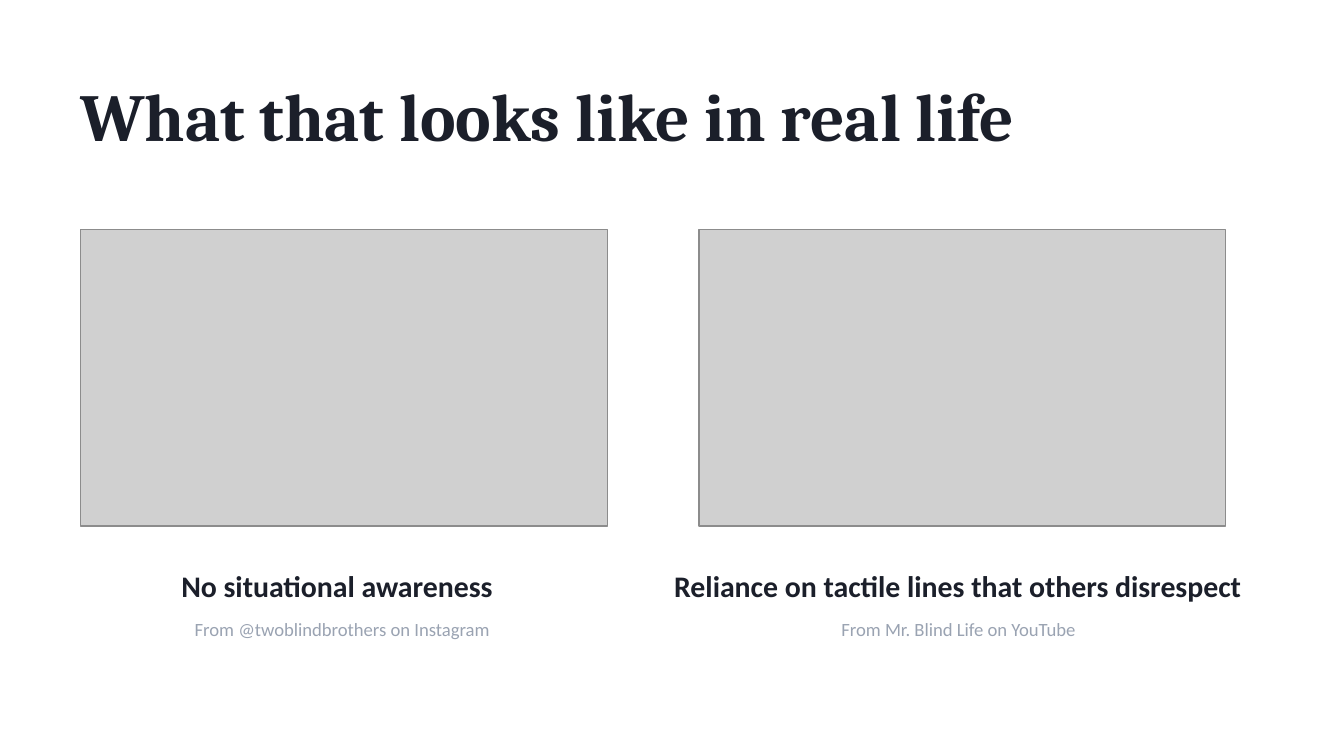
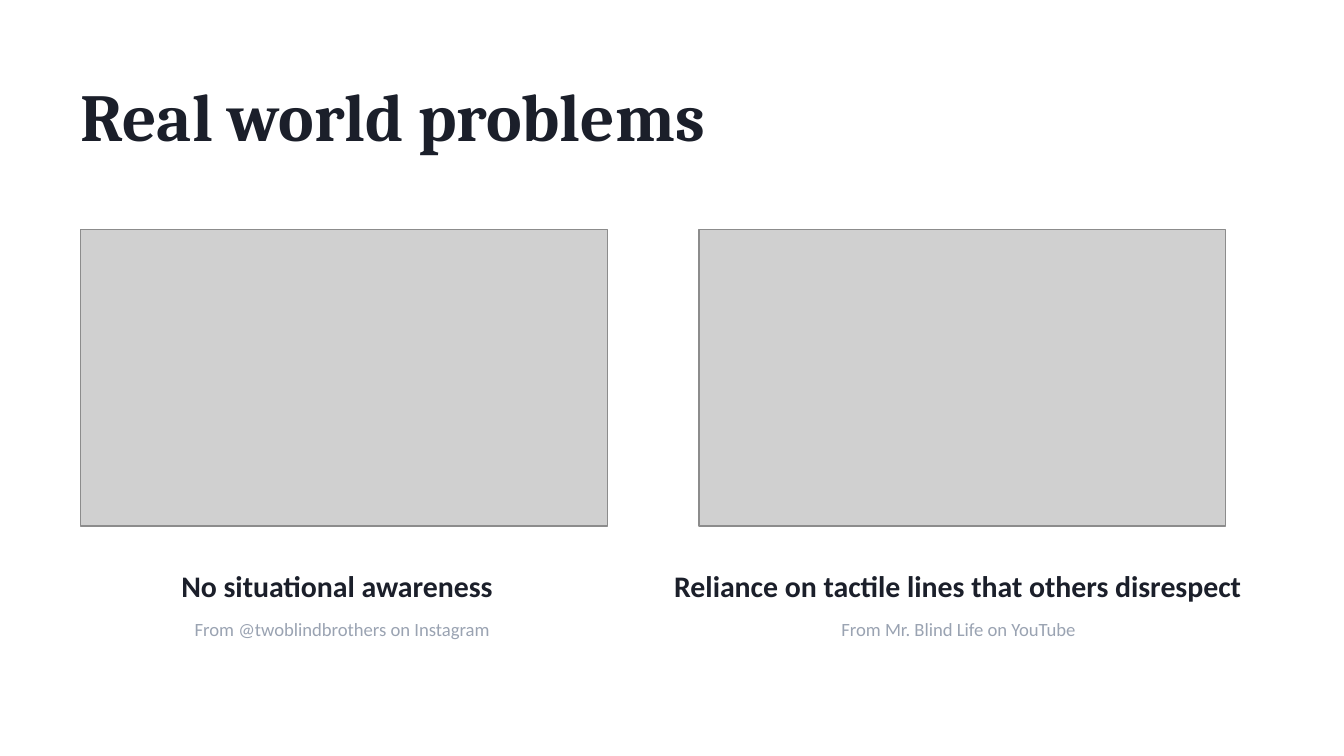
Before and after one commit to tanmaykatke21/iCane_HopHacks_2026, a slide deck: slide 4 of icane-pitch/iCane Pitch Draft.pptx. Drawn at 1344x756 pixels with LibreOffice and Linux fonts; fonts in the diff are those of the drawing; grey boxes stand for pictures. Boxes give left, top, right and bottom in pixels: in the first picture for what was removed or moved away, otherwise in the second. Text is boxed around its words. In the diff, an @@ line names an element or a change of style, - is before the commit and + after.

```diff
--- a/icane-pitch/iCane Pitch Draft.pptx
+++ b/icane-pitch/iCane Pitch Draft.pptx
@@ text at [81, 94, 705, 156]: text changed @@
-What that looks like in real life
+Real world problems
```
Also in this commit, not shown: 6 other slides changed, 2 other files.
